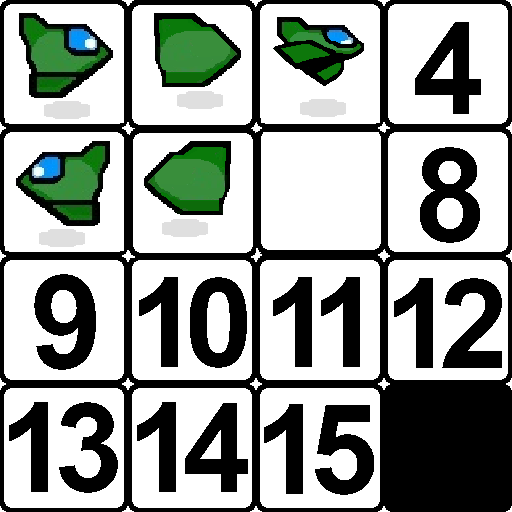
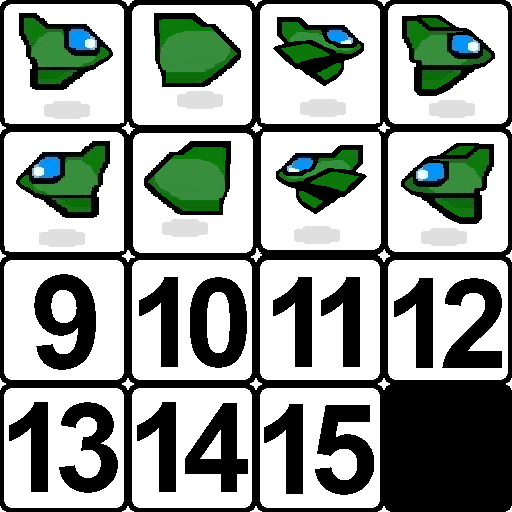
Layered file, before and after one edit (512x512). Changes by layer:
added layer "Pasted Layer #11" (40%) above "Pasted Layer #18" over [left=421, top=228, right=467, bottom=246]
added layer "Pasted Layer #18" above "Pasted Layer #13" over [left=401, top=143, right=494, bottom=224]
added layer "Pasted Layer #9" (40%) above "Pasted Layer #20" over [left=429, top=100, right=475, bottom=118]
added layer "Pasted Layer #20" above "Pasted Layer #12" over [left=402, top=15, right=495, bottom=96]
added layer "Pasted Layer #7" (40%) above "Pasted Layer #6" over [left=294, top=226, right=340, bottom=244]
added layer "Pasted Layer #5" above "Pasted Layer" over [left=276, top=145, right=367, bottom=214]
added layer "Pasted Layer #16" above "Pasted Layer #14" over [left=26, top=33, right=113, bottom=90]
added layer "Pasted Layer #17" above "Pasted Layer #15" over [left=16, top=161, right=103, bottom=218]
painted on "robotship.png" over [left=16, top=15, right=495, bottom=246]
